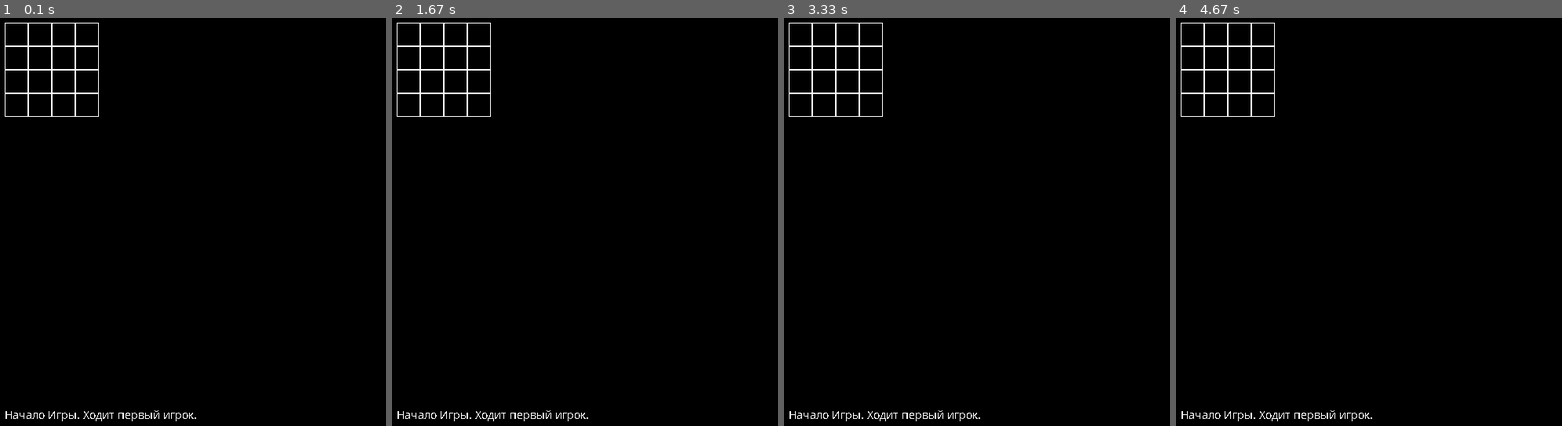
Above: before the commit, frames 1-4 (left to right).
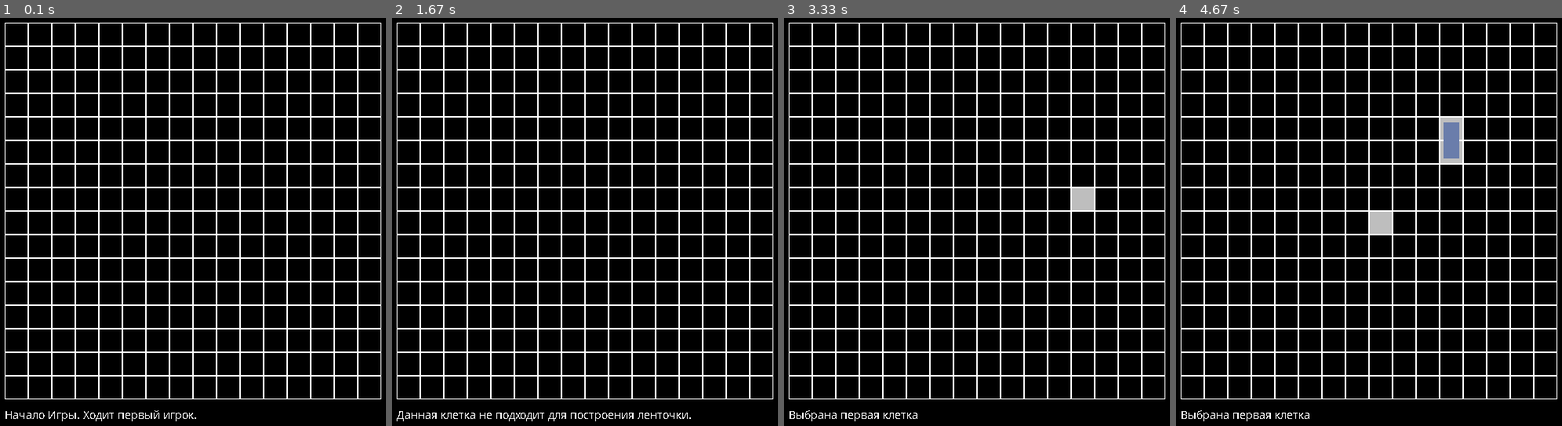
Above: after the commit, the same moments.

Repository: som-thing/yandex-pygame
Game: pygame game, started from Pygame 0.0/main.py
Two runs of this game, one before a commit and one after it. Both use one fixed random seed, a clock stepped at 60 frames per second and the inputs below.
Inputs (mouse positions are in pixels of both pictures, inside the frame that each line leads up to):
- Up to frame 1 (0.1 s): no input
- Up to frame 2 (1.67 s): click (585, 230) at 0.38 s; click (585, 258) at 0.72 s; click (461, 164) at 1.05 s; click (727, 381) at 1.38 s
- Up to frame 3 (3.33 s): click (984, 87) at 1.72 s; click (957, 344) at 2.05 s; click (965, 156) at 2.38 s; click (922, 140) at 2.72 s; click (1081, 193) at 3.05 s
- Up to frame 4 (4.67 s): click (1492, 222) at 3.38 s; click (1450, 152) at 3.72 s; click (1457, 124) at 4.05 s; click (1384, 213) at 4.38 s

The runs differ from the first frame. In frame 1, 11% of the frame differs, in the area x 1-99%, y 1-94%; in frame 2, 11%; in frame 3, 12%; in frame 4, 12%, in the area x 1-99%, y 1-99%.

Commit message:
Update main.py

Diff:
--- a/Pygame 0.0/main.py
+++ b/Pygame 0.0/main.py
@@ -138,7 +138,7 @@
     screen = pygame.display.set_mode(size)
     pygame.display.set_caption("Ленточки")
 
-    board = Board(4, 4)
+    board = Board(16, 16)
     board.set_view(10, 10, 30)
     running = True
     victory = False
